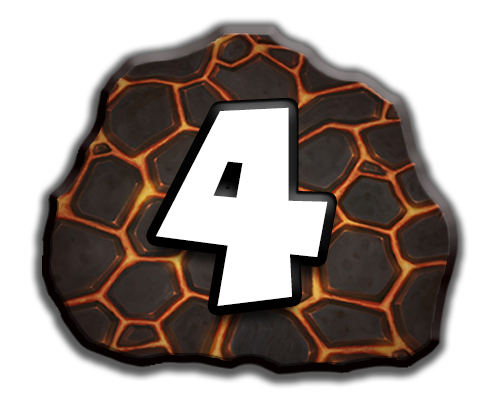
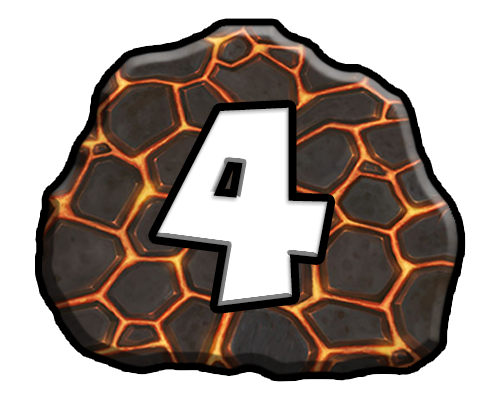
Layer changes from the first w=500, h=400 image to the second:
pixels changed over [29, 17, 469, 389] (layer not identified)
